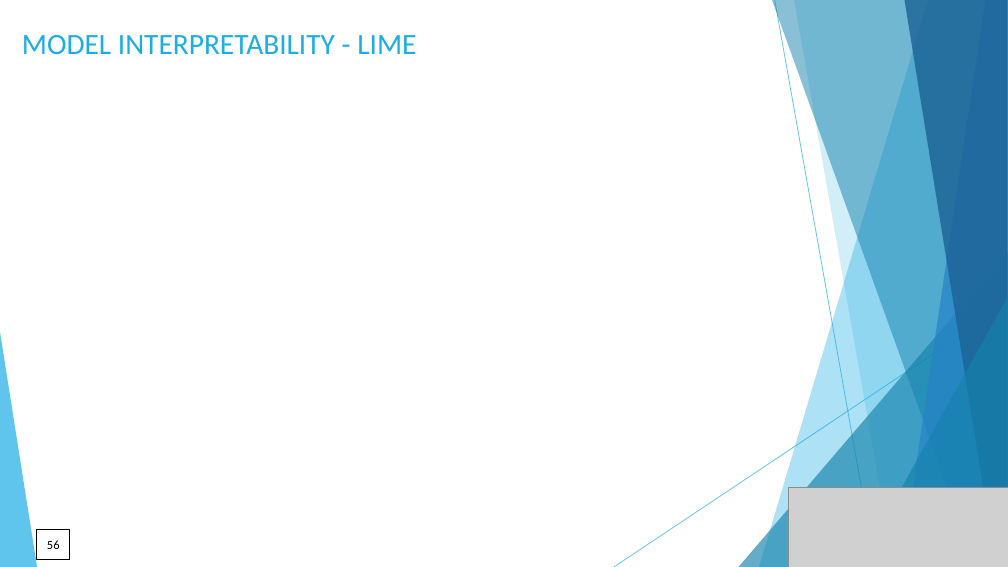
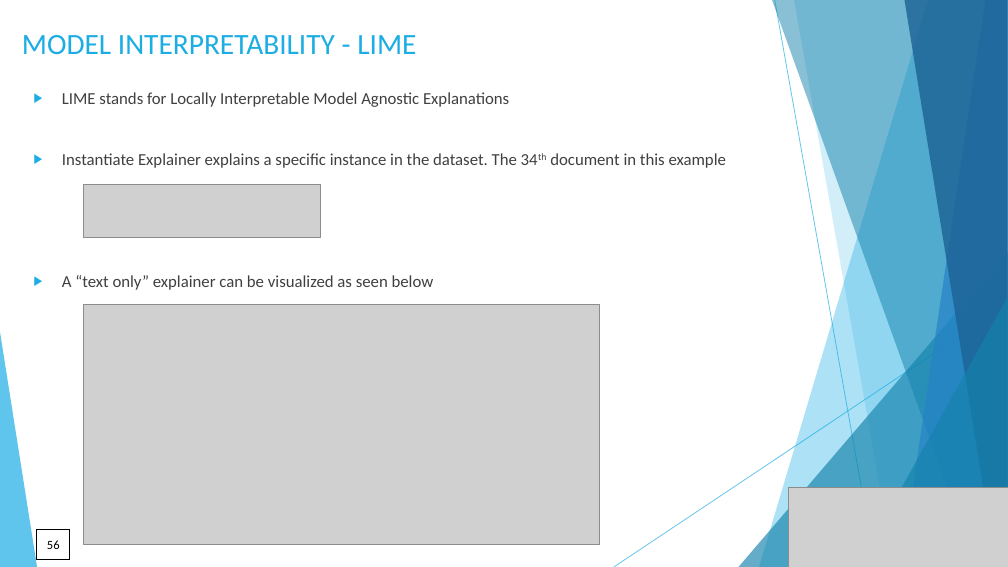
Before and after one commit to DataKnightsAI/Text-Classification-for-News-Summaries, a slide deck: slide 56 of presentation/CSML-1010-Group 20-project final presentation.pptx. Drawn at 1008x567 pixels with LibreOffice and Linux fonts; fonts in the diff are those of the drawing; grey boxes stand for pictures. Boxes give left, top, right and bottom in pixels: in the first picture for what was removed or moved away, otherwise in the second. Text is boxed around its words. In the diff, an @@ line names an element or a change of style, - is before the commit and + after.

```diff
--- a/presentation/CSML-1010-Group 20-project final presentation.pptx
+++ b/presentation/CSML-1010-Group 20-project final presentation.pptx
@@ text added at (x1=62, y1=92, x2=726, y2=290), 16 pt, text #404040 @@
+▶ LIME stands for Locally Interpretable Model Agnostic Explanations
+▶ Instantiate Explainer explains a specific instance in the dataset. The 34th document in this example
+▶ A “text only” explainer can be visualized as seen below
@@ picture added at (x1=83, y1=185, x2=320, y2=237) @@
@@ picture added at (x1=83, y1=305, x2=600, y2=545) @@
```
Also in this commit, not shown: 10 other slides changed, 1 other file.
